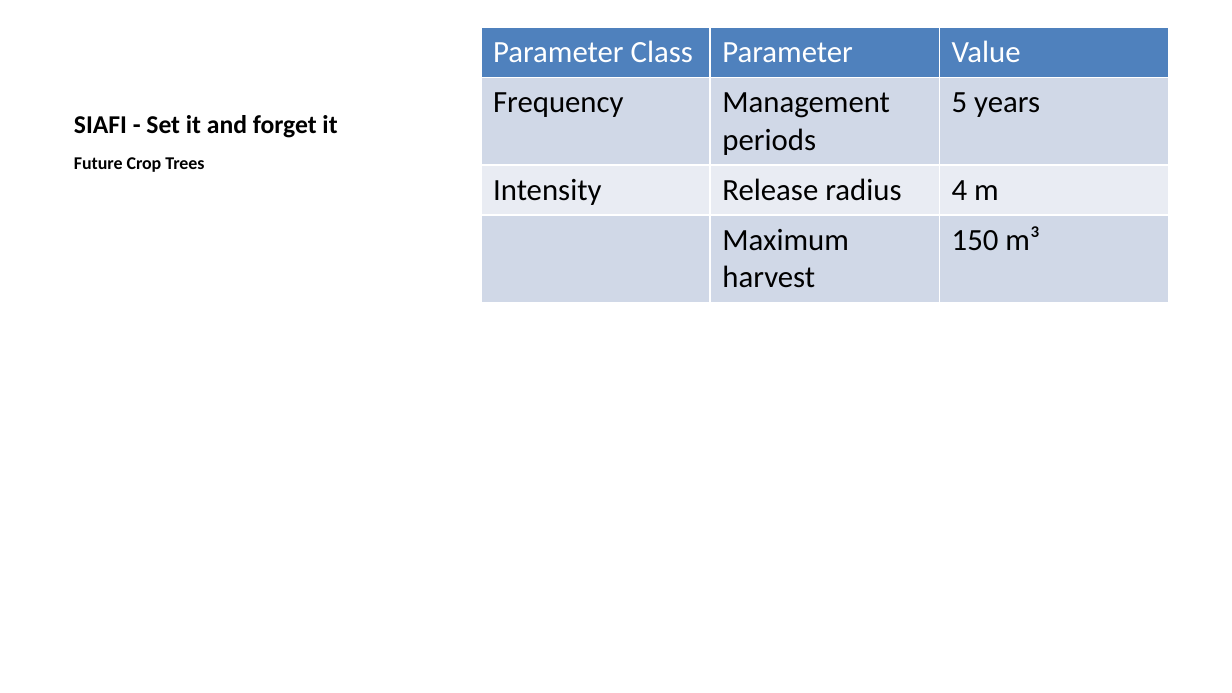
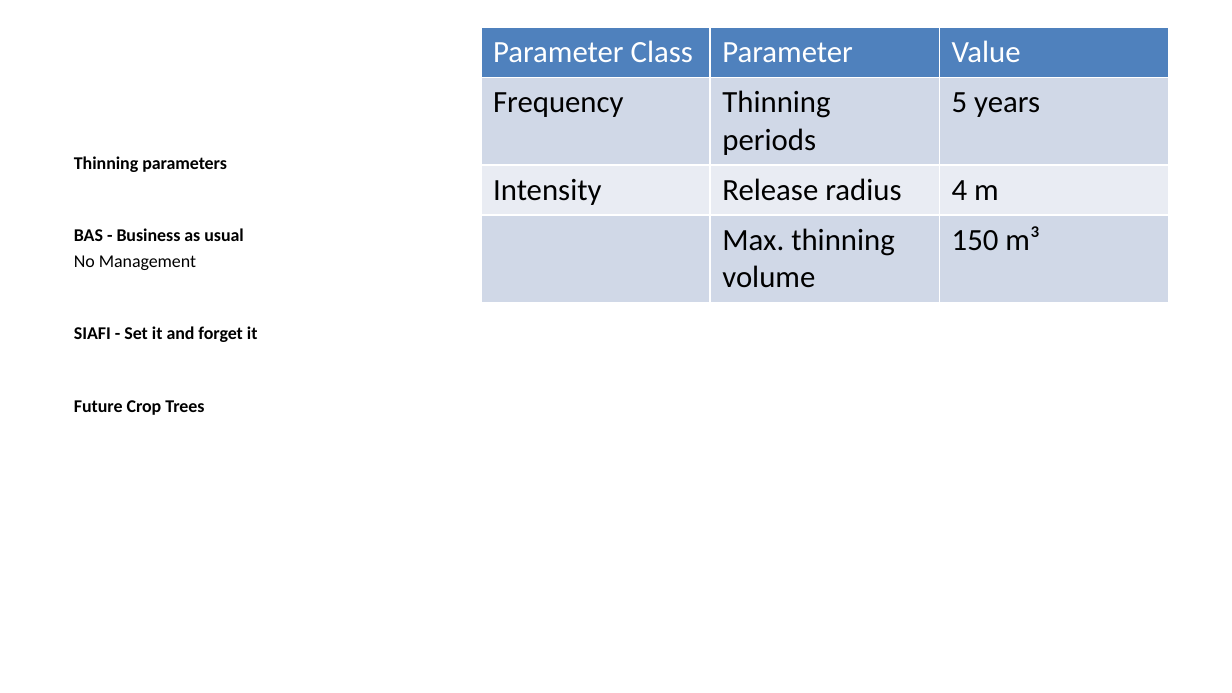
Before and after one commit to TyrannosauruSnacks/forest_management_2025, a slide deck: slide 13 of presentation.pptx (slide 14 before the commit). Drawn at 1232x693 pixels with LibreOffice and Linux fonts; fonts in the diff are those of the drawing. Boxes give left, top, right and bottom in pixels: in the first picture for what was removed or moved away, otherwise in the second. Text is boxed around its words. In the diff, an @@ line names an element or a change of style, - is before the commit and + after.

```diff
--- a/presentation.pptx
+++ b/presentation.pptx
@@ table at [480,27,1168,617] @@
-row 2, column 2: Management periods
+row 2, column 2: Thinning periods
-row 4, column 2: Maximum harvest
+row 4, column 2: Max. thinning volume
@@ title removed at [74,115,337,138] @@
-SIAFI - Set it and forget it
@@ text at [74,156,258,342]: paragraphs added @@
+Thinning parameters
+BAS - Business as usual
+No Management
+SIAFI - Set it and forget it
```
Also in this commit, not shown: 9 other slides changed, 10 slides added, 4 slides removed, 6 other files.
